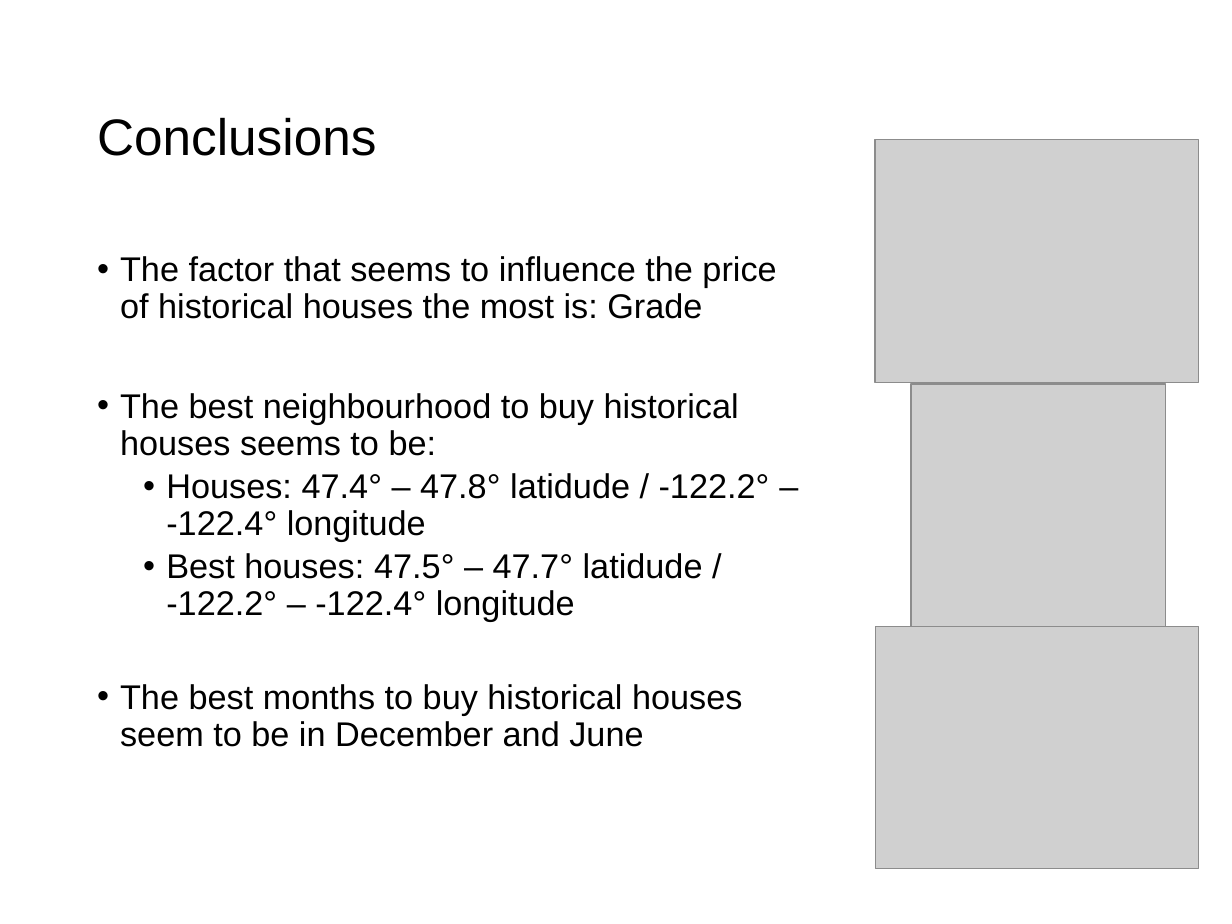
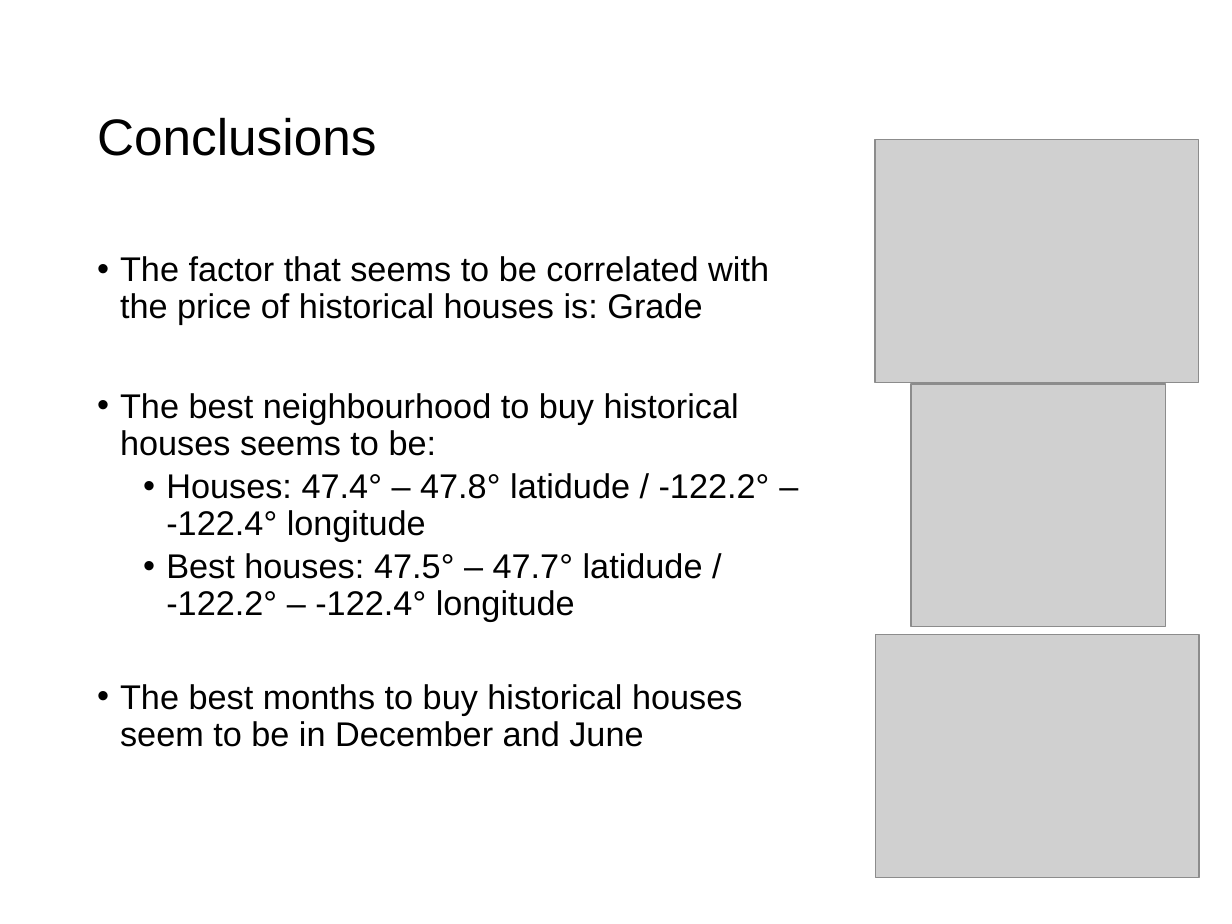
Before and after one commit to JWNowak/eda-project, a slide deck: slide 10 of EDA_presentation.pptx. Drawn at 1232x924 pixels with LibreOffice and Linux fonts; fonts in the diff are those of the drawing; grey boxes stand for pictures. Boxes give left, top, right and bottom in pixels: in the first picture for what was removed or moved away, otherwise in the second. Text is boxed around its words. In the diff, an @@ line names an element or a change of style, - is before the commit and + after.

```diff
--- a/EDA_presentation.pptx
+++ b/EDA_presentation.pptx
@@ text at <box>120,256,769,325</box>: text changed @@
-• The factor that seems to influence the price of historical houses the most is: Grade
+• The factor that seems to be correlated with the price of historical houses is: Grade
@@ picture: place and size @@
-picture at <box>875,626,1198,869</box>
+picture at <box>876,634,1199,877</box>
```
Also in this commit, not shown: 4 other slides changed, 3 other files.
